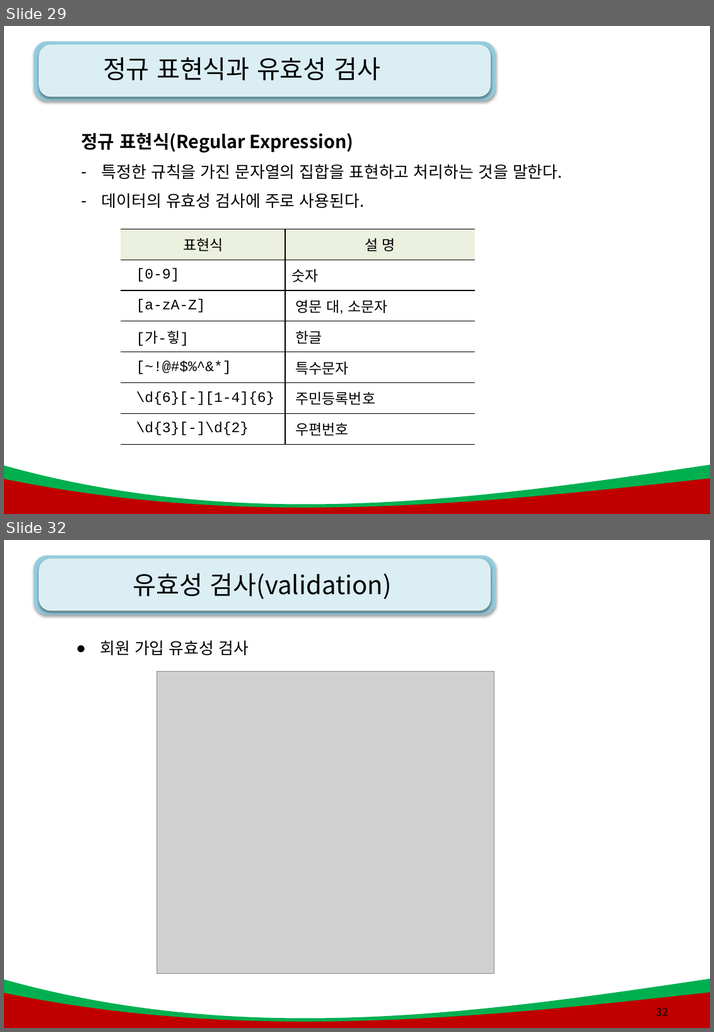
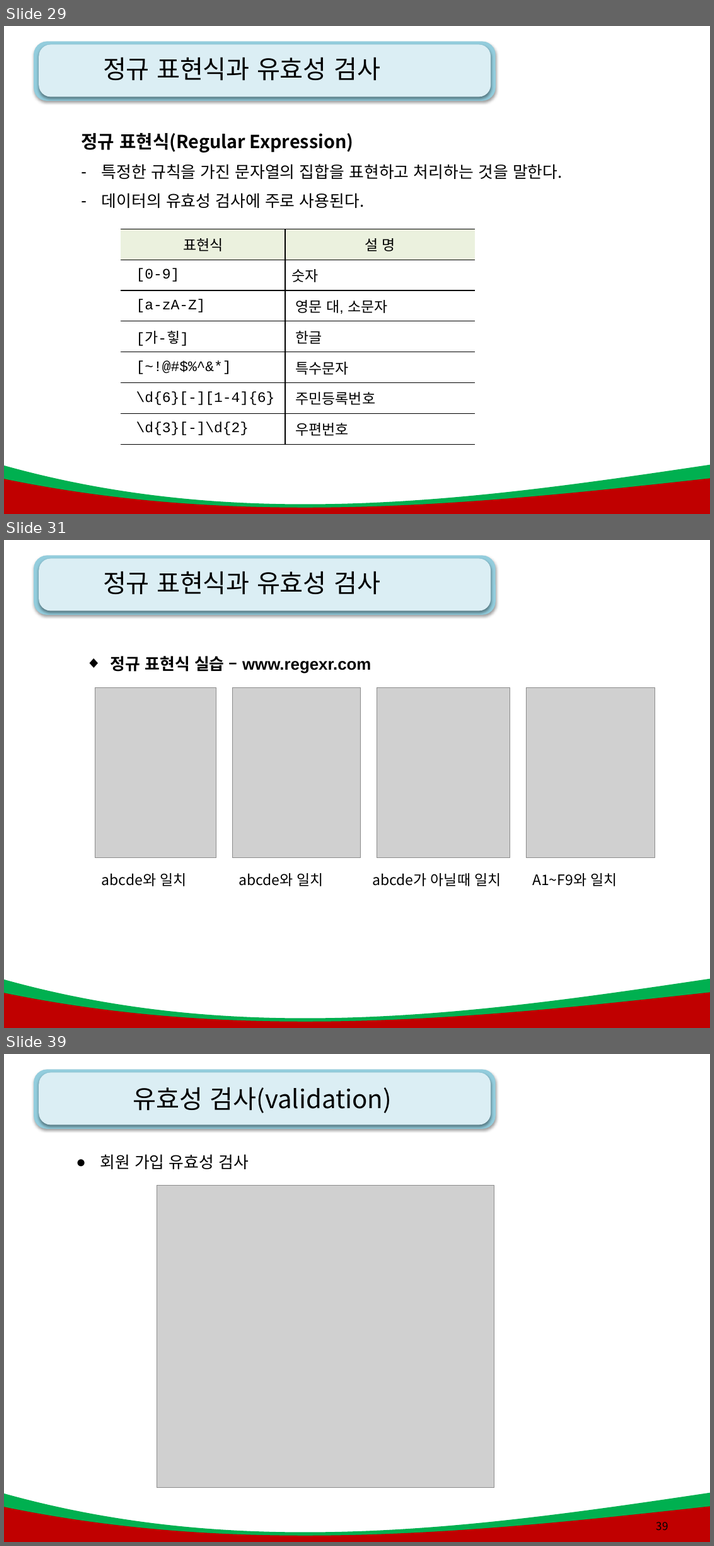
Before and after one commit to kiyongee2/green_project_web, a slide deck: js_ppt/8강. js_폼과 정규표현식.pptx. Shown one above the other, each under a label of ours: slides 29 and 32 before the commit, slides 29, 31 and 39 after it; the slides between them are not shown. The pictures are 714x1032 and 714x1546 pixels, drawn with LibreOffice and Linux fonts; fonts in the diff are those of the drawing; grey boxes stand for pictures; background and template pictures are left out. Boxes give left, top, right and bottom in pixels: in the first picture for what was removed or moved away, otherwise in the second. Text is boxed around its words. In the diff, an @@ line names an element or a change of style, - is before the commit and + after.

```diff
--- a/js_ppt/8강. js_폼과 정규표현식.pptx
+++ b/js_ppt/8강. js_폼과 정규표현식.pptx
@@ slide 31 added at bbox=[4, 540, 710, 1028], background #FFFFFF; not listed: 4 template elements that a slide beside it also shows @@
@@ text added at bbox=[103, 571, 380, 594], 28 pt, text #000000 @@
+정규 표현식과 유효성 검사
@@ text added at bbox=[110, 656, 371, 674], 18 pt, text #000000, bold @@
+◆ 정규 표현식 실습 – www.regexr.com
@@ picture added at bbox=[95, 688, 216, 859] @@
@@ picture added at bbox=[232, 688, 361, 859] @@
@@ picture added at bbox=[377, 688, 511, 859] @@
@@ picture added at bbox=[526, 688, 655, 859] @@
@@ text added at bbox=[102, 873, 187, 886], 16 pt, text #000000 @@
+abcde와 일치
@@ text added at bbox=[238, 873, 323, 886], 16 pt, text #000000 @@
+abcde와 일치
@@ text added at bbox=[372, 873, 501, 886], 16 pt, text #000000 @@
+abcde가 아닐때 일치
@@ text added at bbox=[532, 873, 617, 886], 16 pt, text #000000 @@
+A1~F9와 일치
@@ what was slide 32 is now slide 39 @@
@@ page number at bbox=[655, 1522, 667, 1530]: text changed @@
-32
+39
```
Also in this commit, not shown: 2 slides changed, 6 other slides added, 23 other files.
